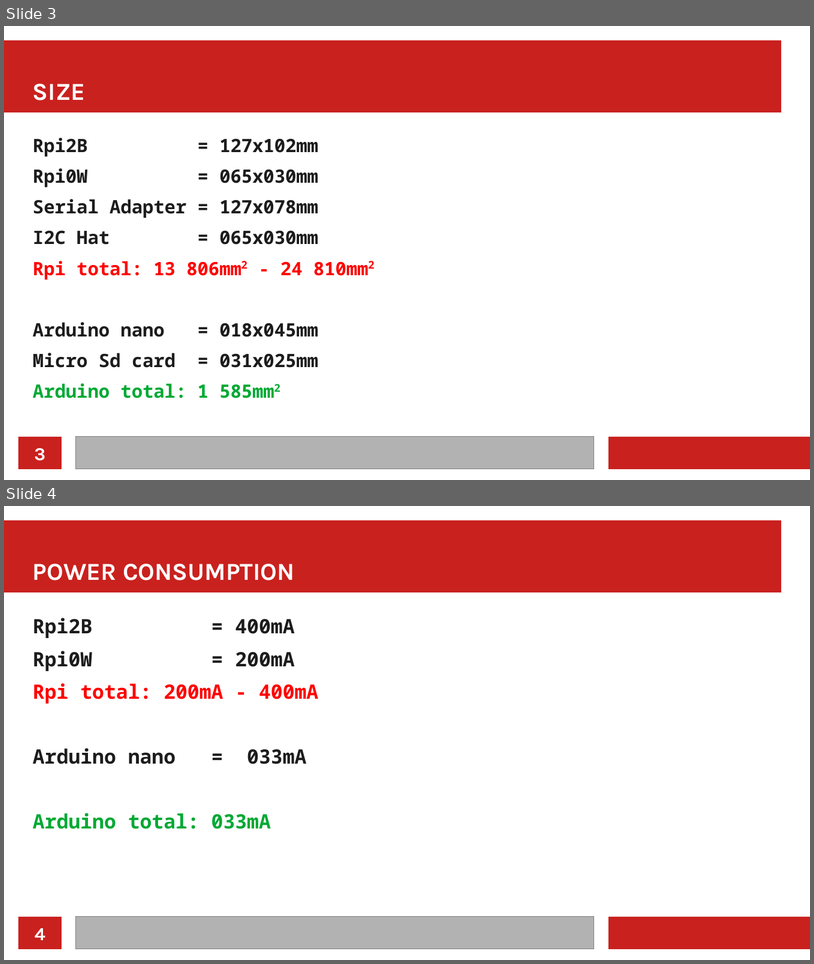
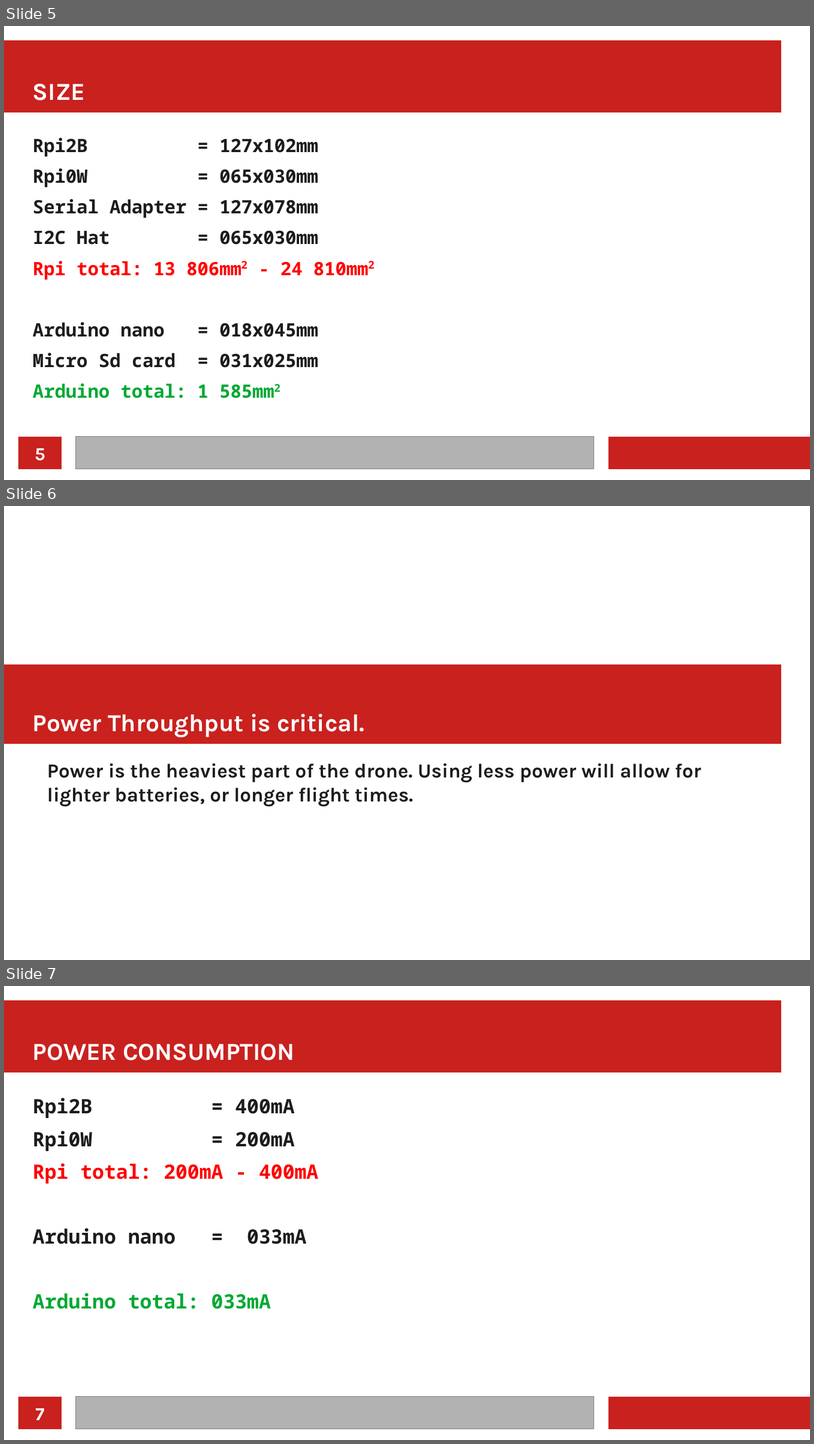
Before and after one commit to GabrielPresley/Methane, a slide deck: arduino/Untitled 1.odp. Shown one above the other, each under a label of ours: slides 3 and 4 before the commit, slides 5, 6 and 7 after it. The pictures are 814x964 and 814x1444 pixels, drawn with LibreOffice and Linux fonts; fonts in the diff are those of the drawing. Boxes give left, top, right and bottom in pixels: in the first picture for what was removed or moved away, otherwise in the second. Text is boxed around its words. In the diff, an @@ line names an element or a change of style, - is before the commit and + after.

```diff
--- a/arduino/Untitled 1.odp
+++ b/arduino/Untitled 1.odp
@@ slide 6 added at bbox=[4, 506, 810, 960], background #FFFFFF @@
@@ rectangle added at bbox=[4, 665, 782, 744], fill #C9211E @@
@@ title added at bbox=[33, 714, 365, 738], 24 pt, text #FFFFFF, bold @@
+Power Throughput is critical.
@@ text added at bbox=[47, 763, 702, 807], 19.5 pt, text #1C1C1C, bold @@
+Power is the heaviest part of the drone. Using less power will allow for lighter batteries, or longer flight times.
@@ what was slide 3 is now slide 5 @@
@@ page number at bbox=[35, 448, 45, 460]: text changed @@
-3
+5
@@ what was slide 4 is now slide 7 @@
@@ page number at bbox=[35, 1408, 44, 1420]: text changed @@
-4
+7
```
Also in this commit, not shown: 1 slide changed, 4 other slides added, 1 other file.
